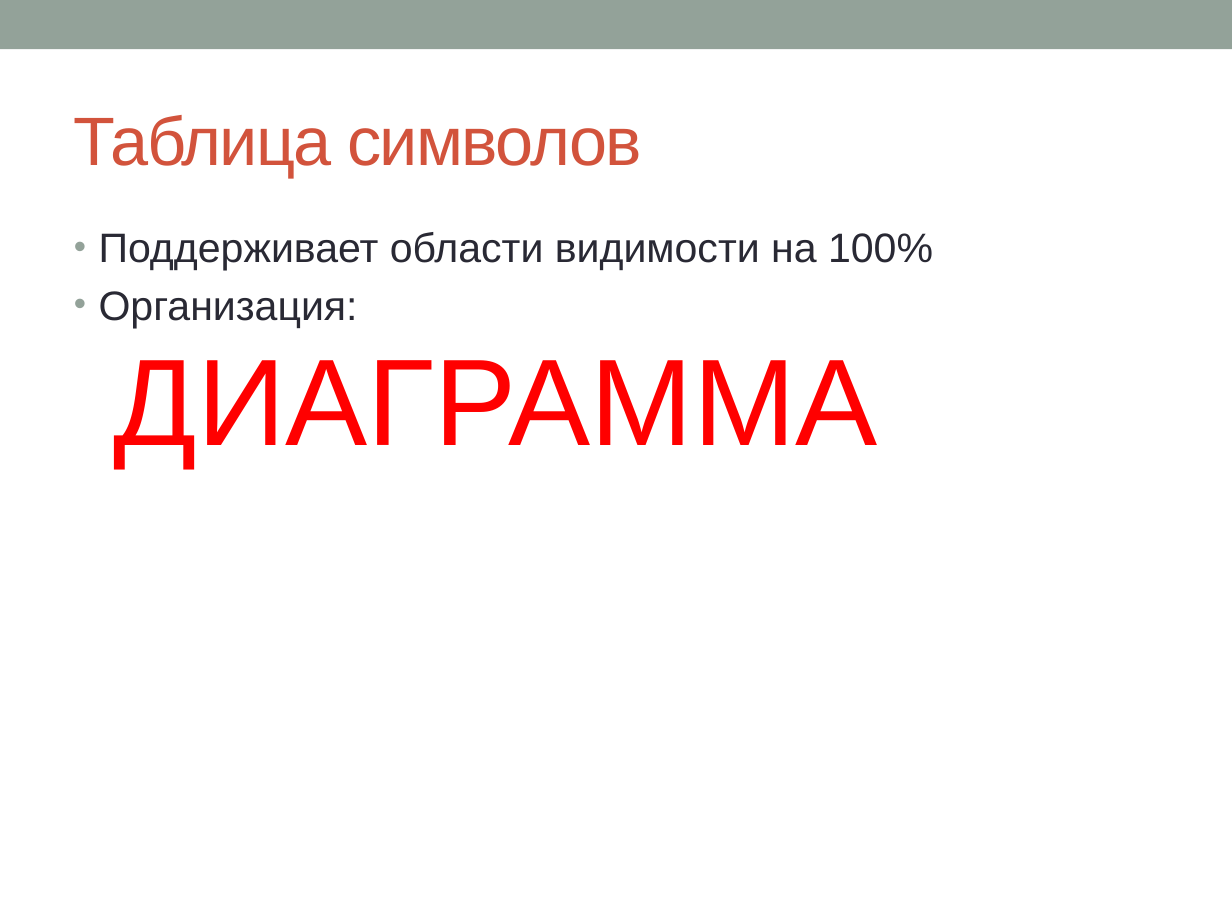
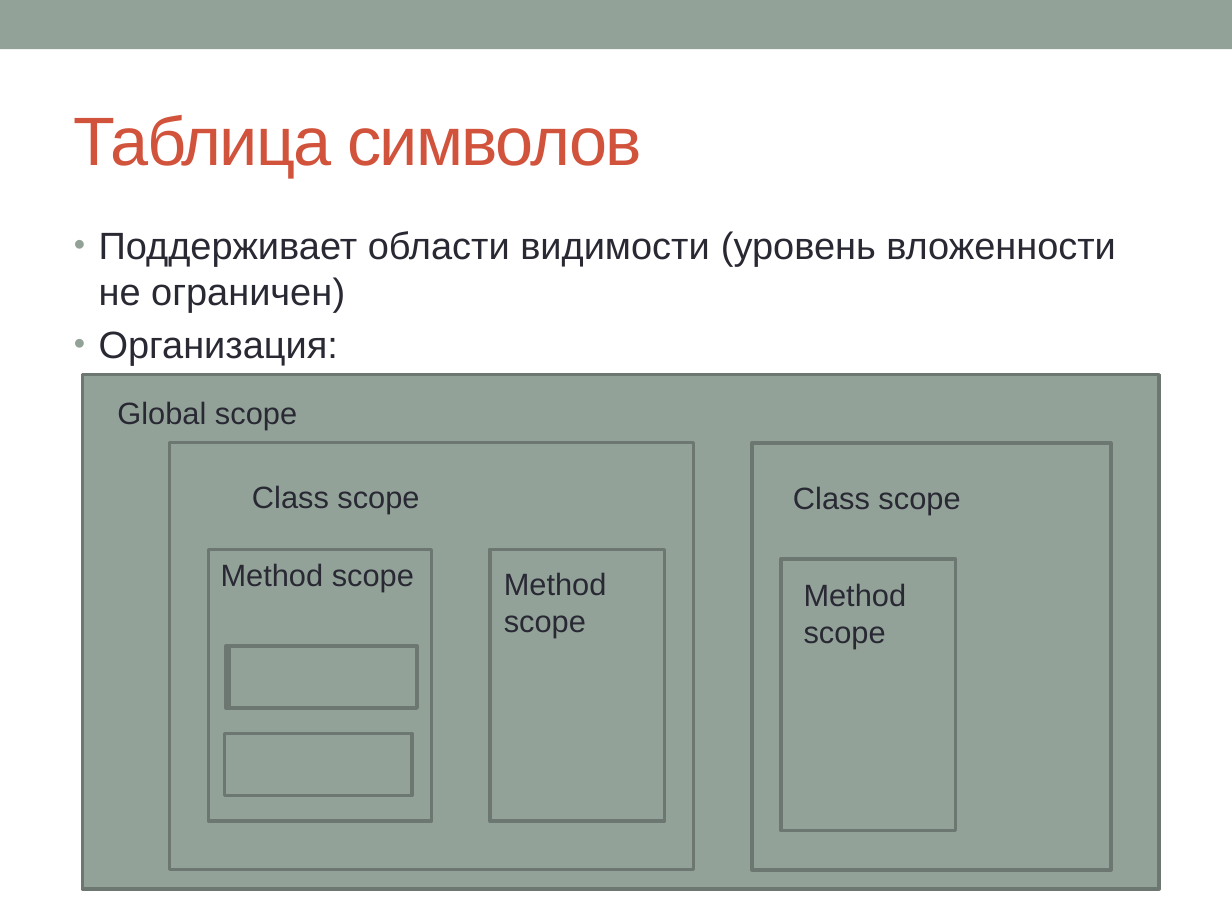
Before and after one commit to nikita-vanyasin/compiler, a slide deck: slide 12 of docs/Py.pptx. Drawn at 1232x924 pixels with LibreOffice and Linux fonts; fonts in the diff are those of the drawing. Boxes give left, top, right and bottom in pixels: in the first picture for what was removed or moved away, otherwise in the second. Text is boxed around its words. In the diff, an @@ line names an element or a change of style, - is before the commit and + after.

```diff
--- a/docs/Py.pptx
+++ b/docs/Py.pptx
@@ text at bbox=[99, 231, 1116, 312]: text changed; size 24 to 22.2 pt @@
-• Поддерживает области видимости на 100%
+• Поддерживает области видимости (уровень вложенности не ограничен)
@@ text at bbox=[99, 331, 338, 365]: size 24 to 22.2 pt in "Организация:" @@
@@ rectangle added at bbox=[83, 375, 1159, 888], fill #93A299, outline #6D7871 2.08 pt @@
@@ text removed at bbox=[114, 360, 878, 467] @@
-ДИАГРАММА
@@ text added at bbox=[117, 402, 297, 430], 18 pt, text #292934 @@
+Global scope
@@ rectangle added at bbox=[170, 442, 694, 869], fill #93A299, outline #6D7871 2.08 pt @@
@@ rectangle added at bbox=[752, 444, 1110, 870], fill #93A299, outline #6D7871 2.08 pt @@
@@ text added at bbox=[252, 486, 419, 514], 18 pt, text #292934 @@
+Class scope
@@ text added at bbox=[793, 487, 960, 515], 18 pt, text #292934 @@
+Class scope
@@ rectangle added at bbox=[208, 549, 431, 821], fill #93A299, outline #6D7871 2.08 pt @@
@@ text added at bbox=[221, 564, 414, 591], 18 pt, text #292934 @@
+Method scope
@@ rectangle added at bbox=[490, 549, 665, 821], fill #93A299, outline #6D7871 2.08 pt @@
@@ rectangle added at bbox=[781, 559, 956, 830], fill #93A299, outline #6D7871 2.08 pt @@
@@ text added at bbox=[504, 573, 607, 638], 18 pt, text #292934 @@
+Method scope
@@ text added at bbox=[804, 584, 907, 648], 18 pt, text #292934 @@
+Method scope
@@ rectangle added at bbox=[227, 646, 415, 707], fill #93A299, outline #6D7871 2.08 pt @@
@@ rectangle added at bbox=[229, 646, 418, 707], fill #93A299, outline #6D7871 2.08 pt @@
@@ rectangle added at bbox=[224, 733, 413, 795], fill #93A299, outline #6D7871 2.08 pt @@
```
Also in this commit, not shown: 1 other slide changed, 1 slide added, 1 slide removed, 6 other files.
